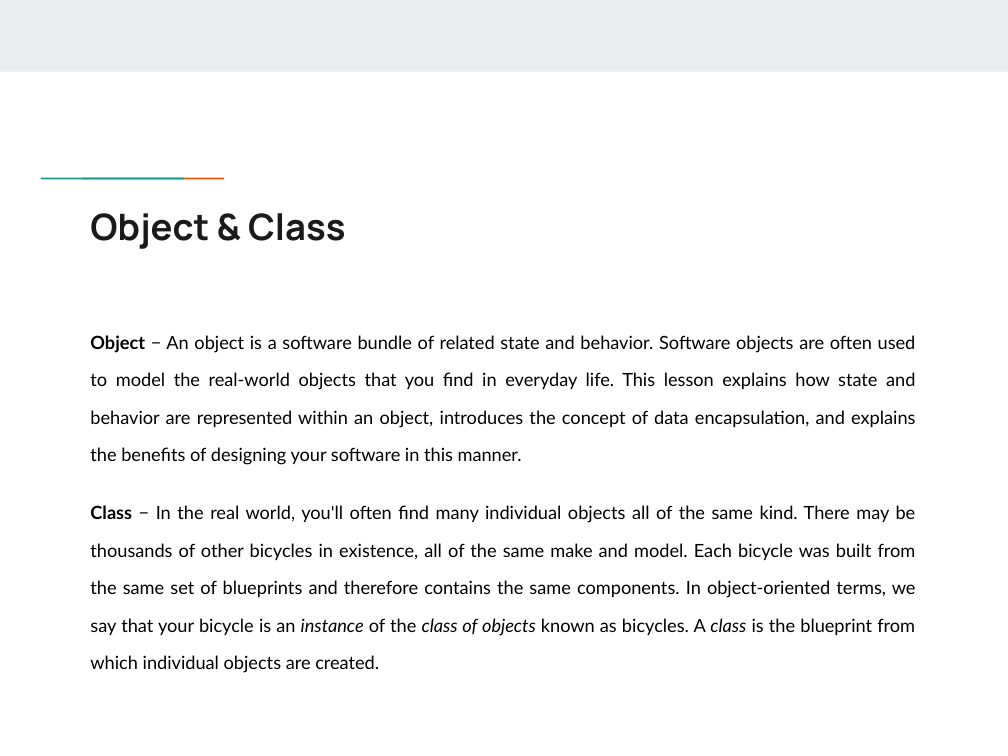
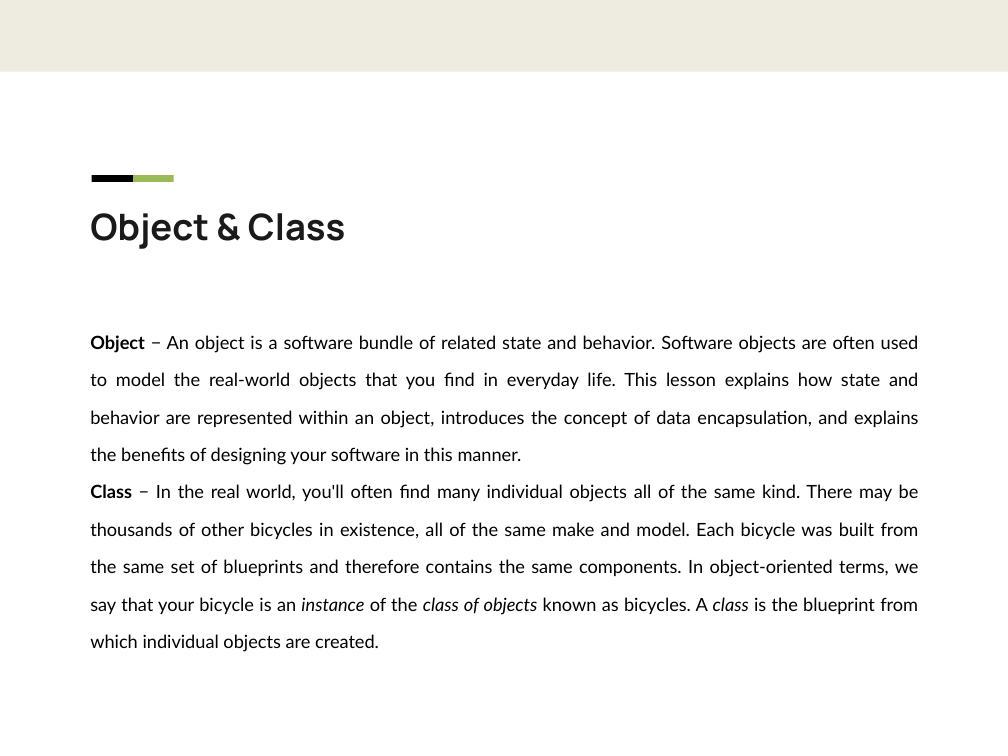
Before and after one commit to flyworker/java-workshop, a slide deck: slide 20 of JavaSE.pptx (slide 21 before the commit). Drawn at 1008x756 pixels with LibreOffice and Linux fonts; fonts in the diff are those of the drawing; background and template pictures are left out. Boxes give left, top, right and bottom in pixels: in the first picture for what was removed or moved away, otherwise in the second. Text is boxed around its words. In the diff, an @@ line names an element or a change of style, - is before the commit and + after.

Commit message:
lesson 5

```diff
--- a/JavaSE.pptx
+++ b/JavaSE.pptx
@@ rectangle at (x1=92, y1=175, x2=133, y2=182): fill #1A9988 to #000000 @@
@@ rectangle at (x1=133, y1=175, x2=174, y2=182): fill #EB5600 to #9BBB59 @@
@@ text "Object − An object is ..." at (x1=90, y1=335, x2=919, y2=652): less space between paragraphs @@
```
Also in this commit, not shown: 47 other slides changed, 8 other files.
